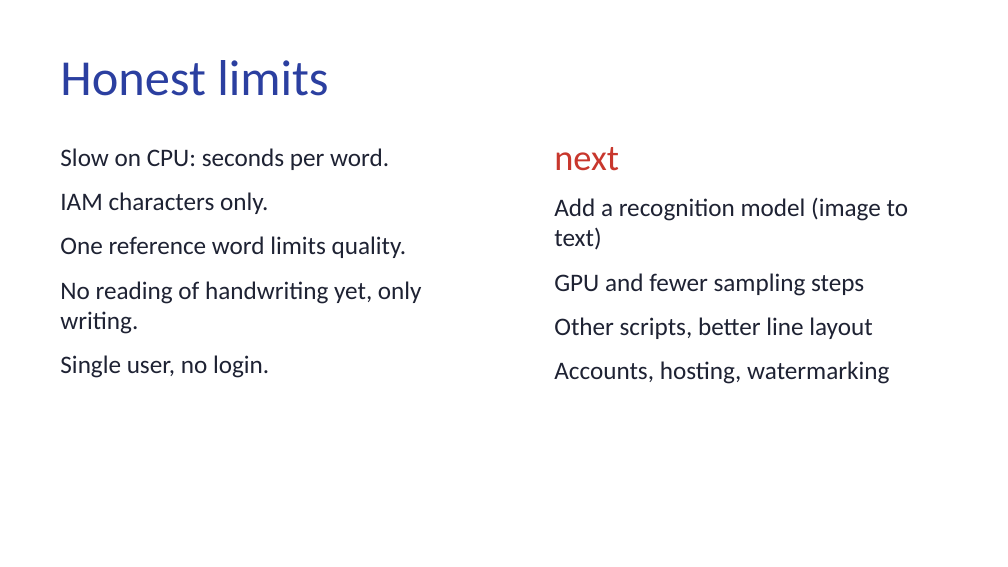
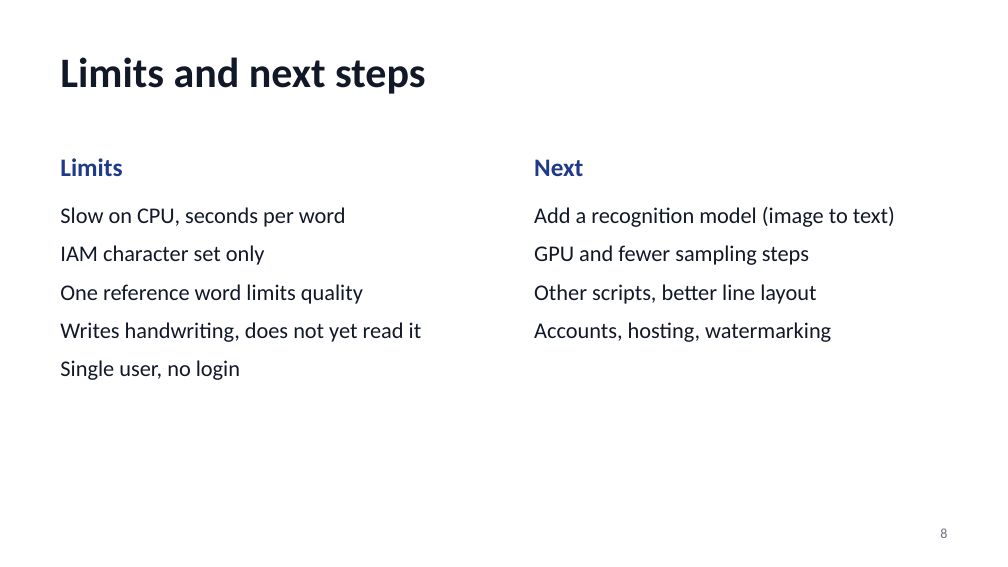
Before and after one commit to choudharyyuvraj/SYNGEN, a slide deck: slide 8 of docs/Ink2Learn_Presentation.pptx. Drawn at 1008x567 pixels with LibreOffice and Linux fonts; fonts in the diff are those of the drawing; background and template pictures are left out. Boxes give left, top, right and bottom in pixels: in the first picture for what was removed or moved away, otherwise in the second. Text is boxed around its words. In the diff, an @@ line names an element or a change of style, - is before the commit and + after.

```diff
--- a/docs/Ink2Learn_Presentation.pptx
+++ b/docs/Ink2Learn_Presentation.pptx
@@ text at <box>60,57,425,94</box>: text changed; size 36 to 30 pt; text colour #2B3FA0 to #111827; bold on @@
-Honest limits
+Limits and next steps
@@ text added at <box>60,158,122,176</box>, 18 pt, text #1F3A8A, bold @@
+Limits
@@ text at <box>534,159,583,176</box>: text changed; size 26 to 18 pt; text colour #C8372D to #1F3A8A; bold on @@
-next
+Next
@@ text "Next" at <box>534,159,583,176</box>: vertical alignment middle to top @@
@@ text at <box>60,207,422,380</box>: text changed; size 18 to 16 pt; text colour #1E2233 to #111827 @@
-Slow on CPU: seconds per word.
-IAM characters only.
-One reference word limits quality.
-No reading of handwriting yet, only writing.
-Single user, no login.
+Slow on CPU, seconds per word
+IAM character set only
+One reference word limits quality
+Writes handwriting, does not yet read it
+Single user, no login
@@ text "Add a recognition model (image ...": place and size @@
-text "Add a recognition model (image ..." at <box>554,197,908,339</box>
+text "Add a recognition model (image ..." at <box>534,207,895,342</box>
@@ text "Add a recognition model (image ..." at <box>534,207,895,342</box>: size 18 to 16 pt, text colour #1E2233 to #111827; less space between paragraphs @@
@@ text added at <box>940,528,947,538</box>, 10 pt, text #6B7280 @@
+8
```
Also in this commit, not shown: 7 other slides changed, 1 slide added, 1 slide removed.
